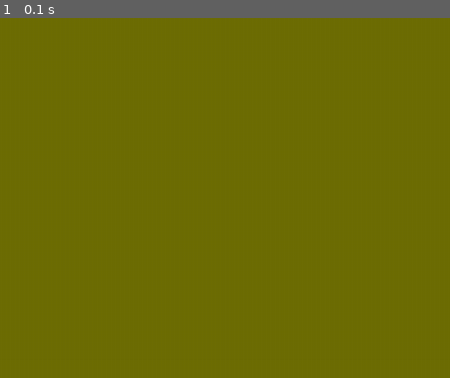
Above: before the commit, frame 1.
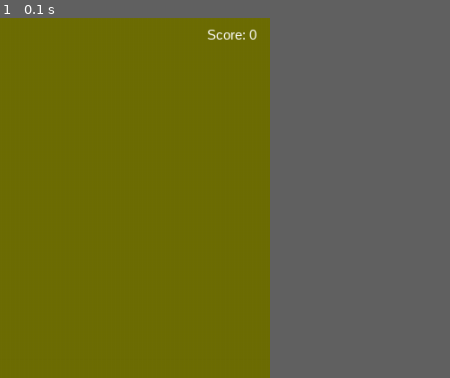
Above: after the commit, the same moment.

Repository: rangga-prangwedana/snake-pygame-fcc
Game: pygame game, started from main.py
Two runs of this game, one before a commit and one after it. Both use one fixed random seed, a clock stepped at 60 frames per second and the inputs below.
Inputs:
- Up to frame 1 (0.1 s): no input
The pictures show only the part of the screen within x 50-100%, y 0-50%; the shares and areas given below are measured in that part.
The window is 900x720 before the commit and 720x540 after it. Grey fills any space a smaller window leaves; there, only what the larger window draws over its background counts as a difference.

The runs differ from the first frame. In frame 1, 0.2% of the frame differs, in the area x 46-58%, y 3-7%.

Commit message:
Add scoring method

Diff:
--- a/main.py
+++ b/main.py
@@ -18,17 +18,27 @@
 
     def move(self):
         # Randomly move apple
-        self.x = random.randint(0, 25) * SIZE
-        self.y = random.randint(0, 20) * SIZE
+        self.x = random.randint(0, 19) * SIZE
+        self.y = random.randint(0, 14) * SIZE
 
 class Snake:
         def __init__(self, parent_screen, length):
             self.parent_screen = parent_screen
             self.length = length
             self.block = pygame.image.load("resources/block.jpg").convert()
+
+            # Declare the length of the snake
             self.x = [SIZE]*length
             self.y = [SIZE]*length
+
+            # Determine initial snake movement
             self.direction = 'down'
+
+        def increase_length(self):
+            # Increase length of the snake
+            self.length += 1
+            self.x.append(-1)
+            self.y.append(-1)
 
         def draw(self):
             self.parent_screen.fill((110, 110, 5))
@@ -70,7 +80,7 @@
 class Game:
         def __init__(self):
             pygame.init()
-            self.surface = pygame.display.set_mode((1000,800))
+            self.surface = pygame.display.set_mode((800,600))
             self.surface.fill((110, 110, 5))
             self.snake = Snake(self.surface, 2)
             self.snake.draw()
@@ -79,18 +89,26 @@
 
         def is_collision(self, x1, y1, x2, y2):
             # Detecting collisions
-            if x1 >= x2 and x1 <= x2 + SIZE:
-                if y1 >= y2 and y1 <= y2 + SIZE:
+            if x1 >= x2 and x1 < x2 + SIZE:
+                if y1 >= y2 and y1 < y2 + SIZE:
                     return True
             return False
 
         def play(self):
              self.snake.walk()
              self.apple.draw()
+             self.display_score()
+             pygame.display.flip()
 
              # Check if collision occur
              if self.is_collision(self.snake.x[0], self.snake.y[0], self.apple.x, self.apple.y):
+                 self.snake.increase_length()
                  self.apple.move()
+
+        def display_score(self):
+            font = pygame.font.SysFont('arial', 15)
+            score = font.render(f"Score: {self.snake.length - 2}", True, (255, 255, 255))
+            self.surface.blit(score, (730, 10))
 
         def run(self):
             running = True
